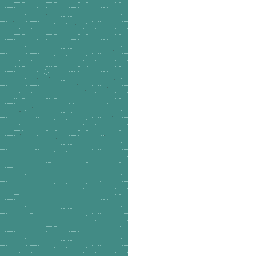
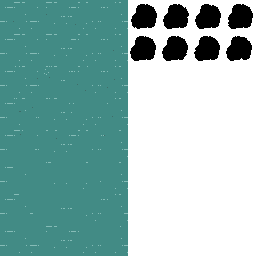
Before/after of a 256×256 layered artwork. What changed in the layer stack:
painted on "Pasted Layer" over (130, 4, 253, 61)
